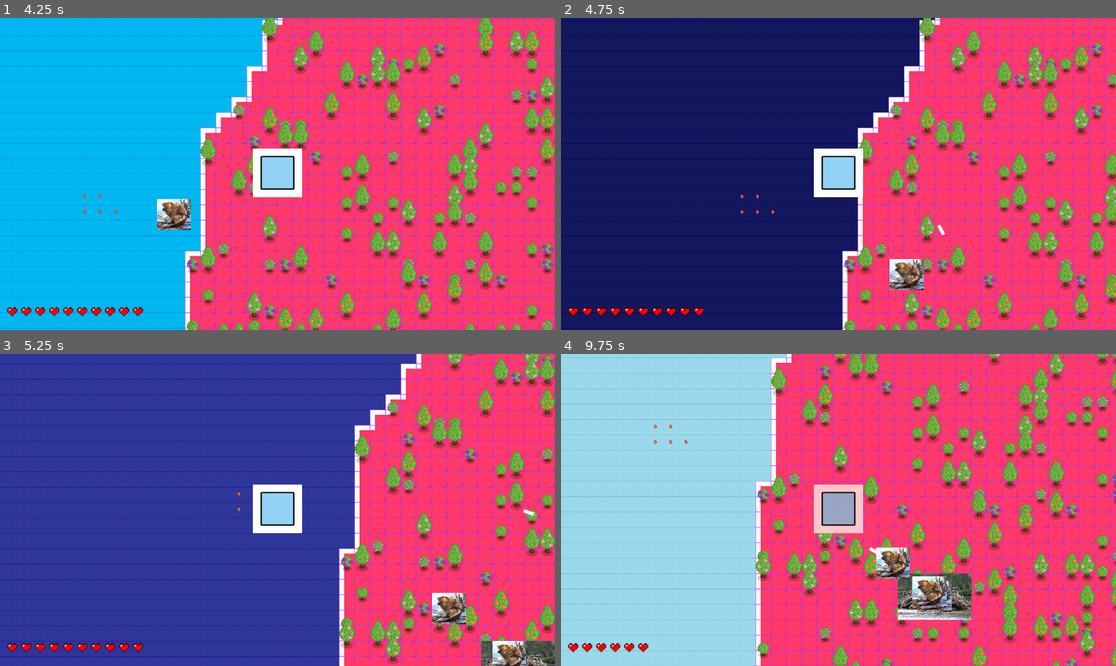
Above: before the commit, frames 1-4 (two rows, left to right).
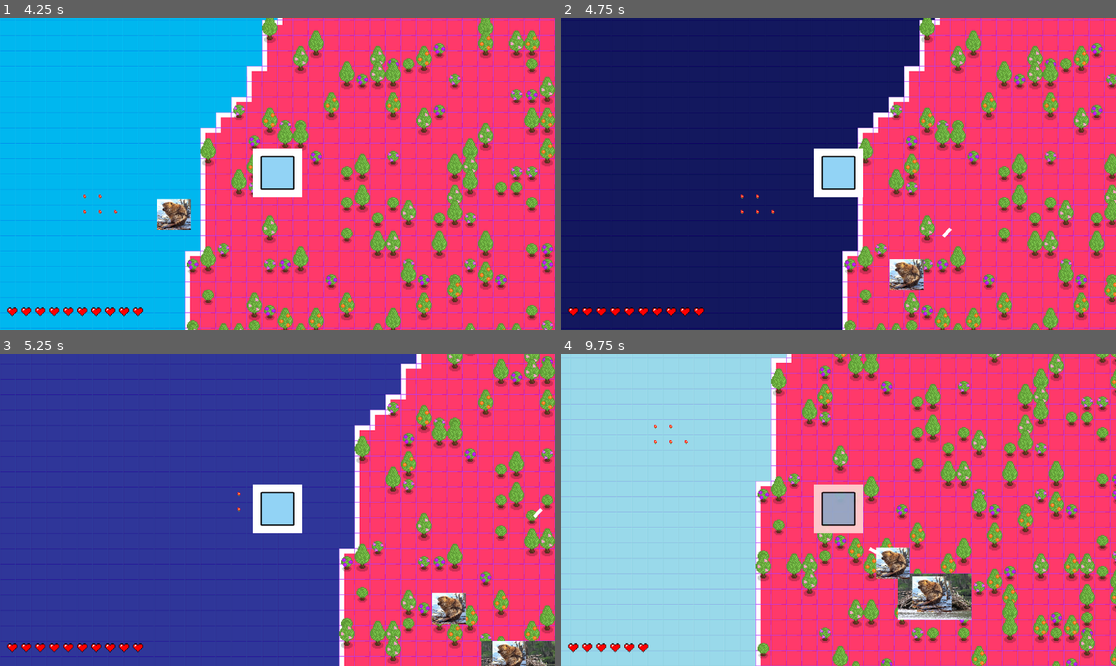
Above: after the commit, the same moments.

Repository: BigWing06/CS3-CapstoneProject
Game: Godot game, scene res://Viewport/Main.tscn
Same seed, same stepped clock (60 frames per second), same inputs: the game is played once before the commit and once after it.
Inputs:
- Up to frame 1 (4.25 s): hold D (move_right) 0.53-1.28 s; hold S (move_down) 1.28-2.03 s; hold D (move_right) 2.03-2.78 s; hold W (move_up) 2.78-3.53 s; hold A (move_left) from 3.53 s (still down)
- Up to frame 2 (4.75 s): keep holding A (move_left)
- Up to frame 3 (5.25 s): release A (move_left) at 5.03 s; hold S (move_down) from 5.03 s (still down)
- Up to frame 4 (9.75 s): release S (move_down) at 5.78 s; hold D (move_right) 5.78-6.53 s; hold W (move_up) 6.53-7.28 s; hold D (move_right) 7.28-8.03 s; hold S (move_down) 8.03-8.78 s; hold A (move_left) 8.78-9.53 s; hold W (move_up) from 9.53 s (still down)

Frame 1 is identical in both runs. In frame 2, less than 0.1% of the frame differs, in the area x 67-71%, y 66-71%; in frame 3, less than 0.1%, in the area x 94-98%, y 49-53%; in frame 4, less than 0.1%.

Commit message:
Added projectile documentation

Diff:
--- a/Enemy/Attacks/ranged_object.gd
+++ b/Enemy/Attacks/ranged_object.gd
@@ -1,22 +1,24 @@
 extends Area2D
 
 
-var _direction: Vector2
+var _direction: Vector2 # Direction headed
 var _speed: float
-var _timeOut
+var _timeOut # Duration on screen before queue_free()
 var _damage
-var _target
+var _target # position of target headed towards
 func _ready():
-	$TimeOut.wait_time=_timeOut
+	$TimeOut.wait_time=_timeOut # Sets and starts timeout timer
 	$TimeOut.start()
 
-func _physics_process(delta: float) -> void:
+	look_at(_target) # Rotates towards target
+
+func _physics_process(delta: float) -> void: # Moves towards target
 	position+=_direction*_speed*delta
-	look_at(_target)
 
-func _on_body_entered(body: Node2D) -> void:
+func _on_body_entered(body: Node2D) -> void: # If it hits the player cause damage and then disappear
 	global.player.damage(_damage)
 	queue_free()
+
 func setTarget(_x:Vector2,_playerPos:Vector2):
 	_direction=_x
 	_target = _playerPos
@@ -29,5 +31,6 @@
 	$CollisionShape2D.shape.size = _collisionSize
 func setDamage(_x:float):
 	_damage = _x
+
 func _on_time_out_timeout() -> void:
 	queue_free()
